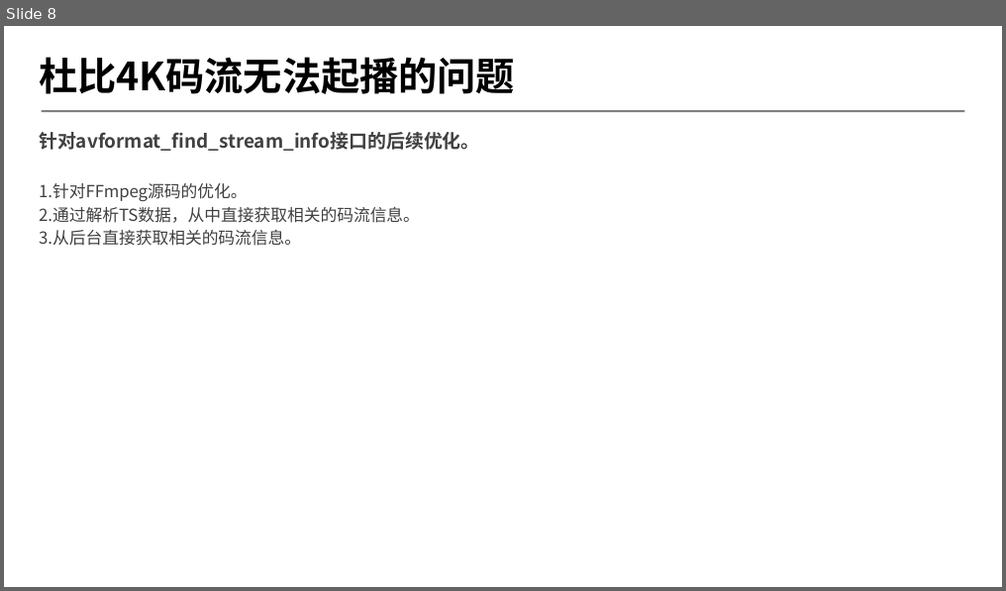
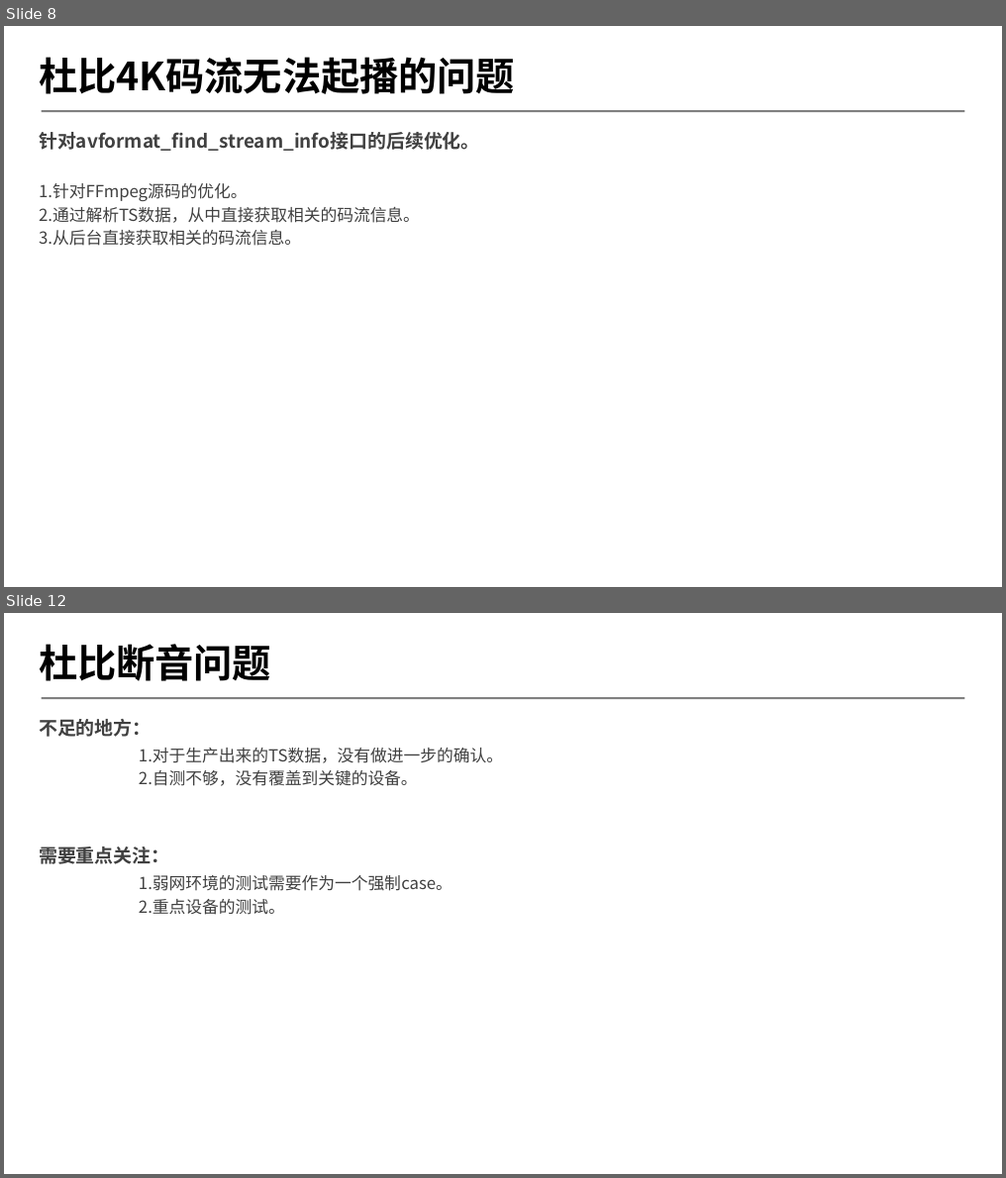
Before and after one commit to byrgyj/Document, a slide deck: ISO_IEC_Document/mpegts/ppt/2018-第四季度季度会报告.pptx. Shown one above the other, each under a label of ours: slide 8 before the commit, slides 8 and 12 after it; the slides between them are not shown. The pictures are 1006x591 and 1006x1178 pixels, drawn with LibreOffice and Linux fonts; fonts in the diff are those of the drawing; background and template pictures are left out. Boxes give left, top, right and bottom in pixels: in the first picture for what was removed or moved away, otherwise in the second. Text is boxed around its words. In the diff, an @@ line names an element or a change of style, - is before the commit and + after.

```diff
--- a/ISO_IEC_Document/mpegts/ppt/2018-第四季度季度会报告.pptx
+++ b/ISO_IEC_Document/mpegts/ppt/2018-第四季度季度会报告.pptx
@@ slide 12 added at [4,613,1002,1174], background #FFFFFF; not listed: 1 template element that a slide beside it also shows @@
@@ title added at [39,644,271,681], 37.3 pt, text #000000, bold @@
+杜比断音问题
@@ text added at [39,719,503,915], 16 pt, text #404040 @@
+不足的地方：
+1.对于生产出来的TS数据，没有做进一步的确认。
+2.自测不够，没有覆盖到关键的设备。
+需要重点关注：
+1.弱网环境的测试需要作为一个强制case。
+2.重点设备的测试。
```
Also in this commit, not shown: 6 slides changed, 1 other slide added.
